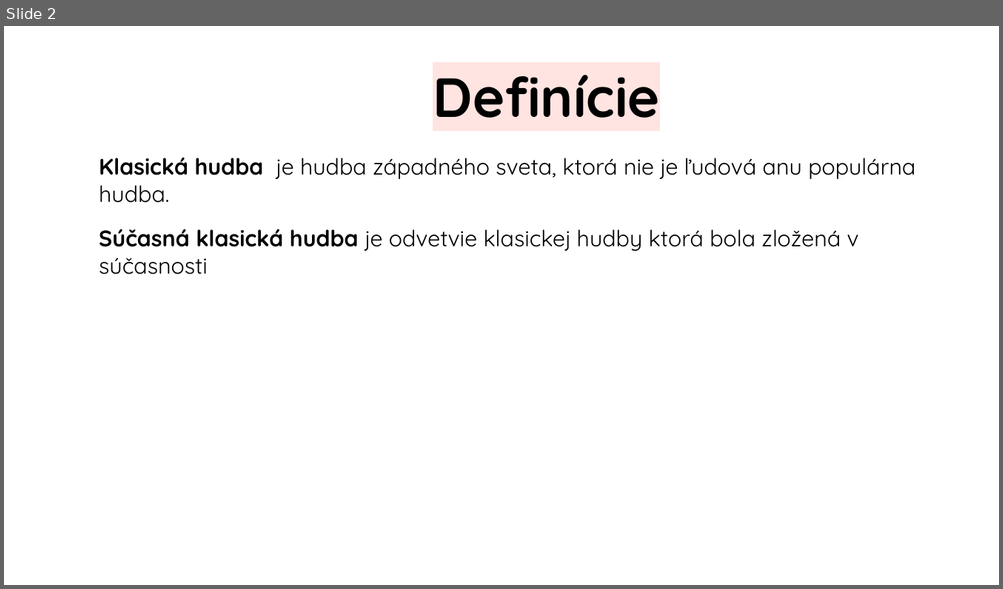
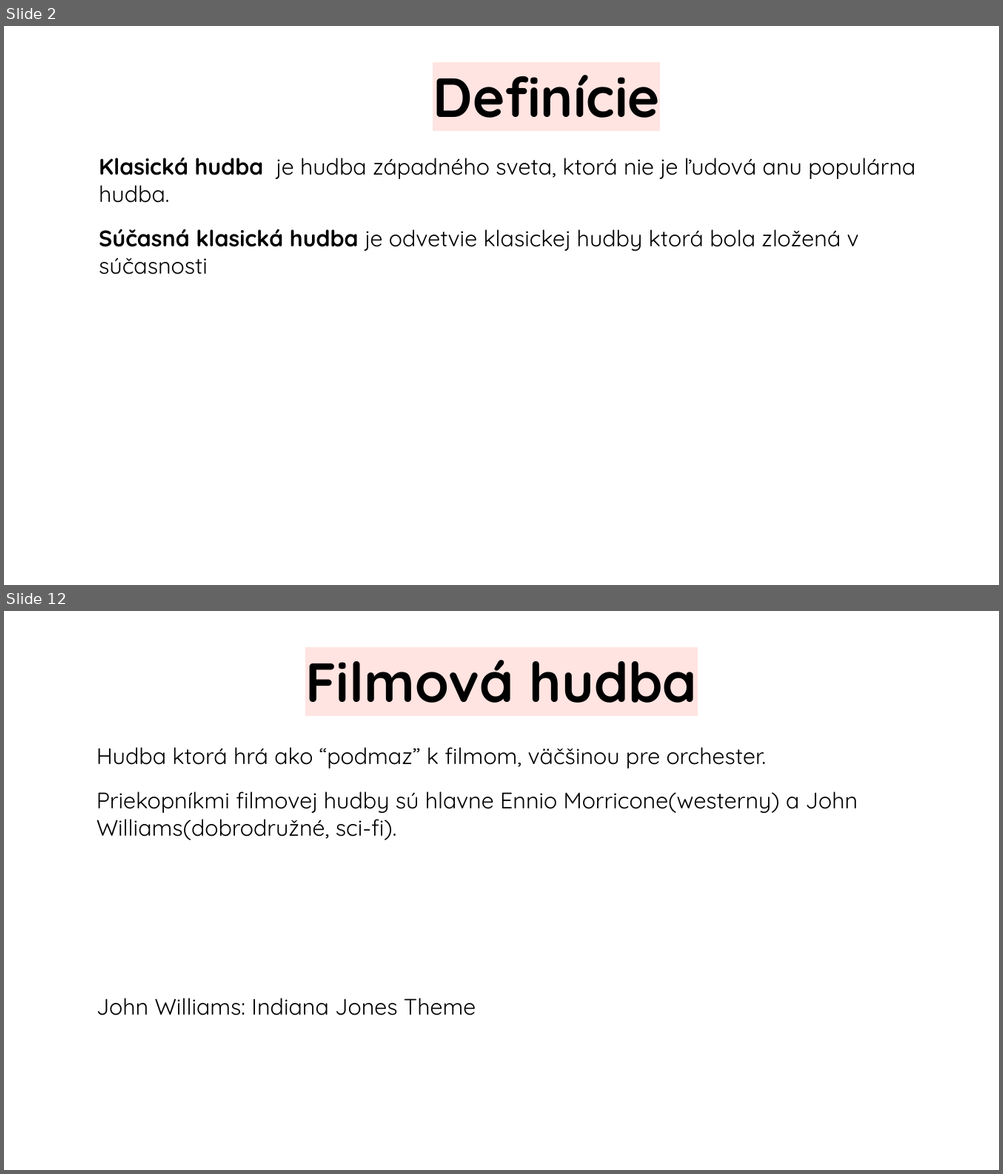
Before and after one commit to jenca-adam/skolskeveci, a slide deck: hudobna/sucasna-vazna-hudba/prezentazia.odp. Shown one above the other, each under a label of ours: slide 2 before the commit, slides 2 and 12 after it; the slides between them are not shown. The pictures are 1003x589 and 1003x1174 pixels, drawn with LibreOffice and Linux fonts; fonts in the diff are those of the drawing. Boxes give left, top, right and bottom in pixels: in the first picture for what was removed or moved away, otherwise in the second. Text is boxed around its words. In the diff, an @@ line names an element or a change of style, - is before the commit and + after.

```diff
--- a/hudobna/sucasna-vazna-hudba/prezentazia.odp
+++ b/hudobna/sucasna-vazna-hudba/prezentazia.odp
@@ slide 12 added at (4,611,999,1170), background #FFFFFF @@
@@ title added at (305,660,697,703), 44 pt, text #000000, bold @@
+Filmová hudba
@@ text added at (96,747,857,1016), 18 pt, text #000000 @@
+Hudba ktorá hrá ako “podmaz” k filmom, väčšinou pre orchester.
+Priekopníkmi filmovej hudby sú hlavne Ennio Morricone(westerny) a John Williams(dobrodružné, sci-fi).
+John Williams: Indiana Jones Theme
```
Also in this commit, not shown: 3 slides changed, 10 other slides added, 13 other files.
